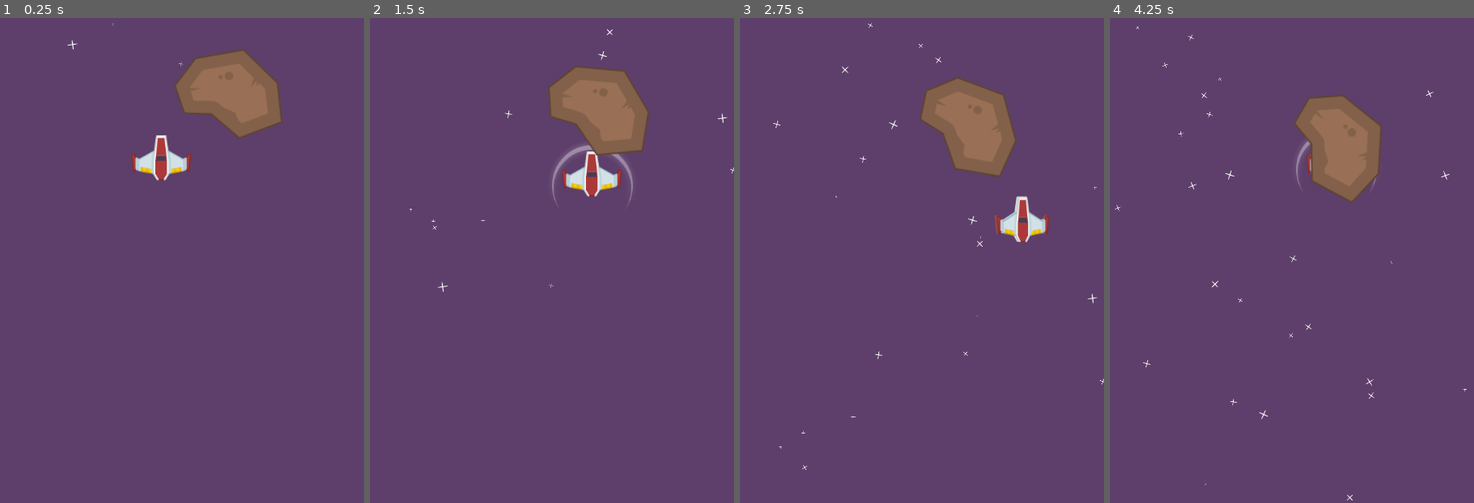
Above: before the commit, frames 1-4 (left to right).
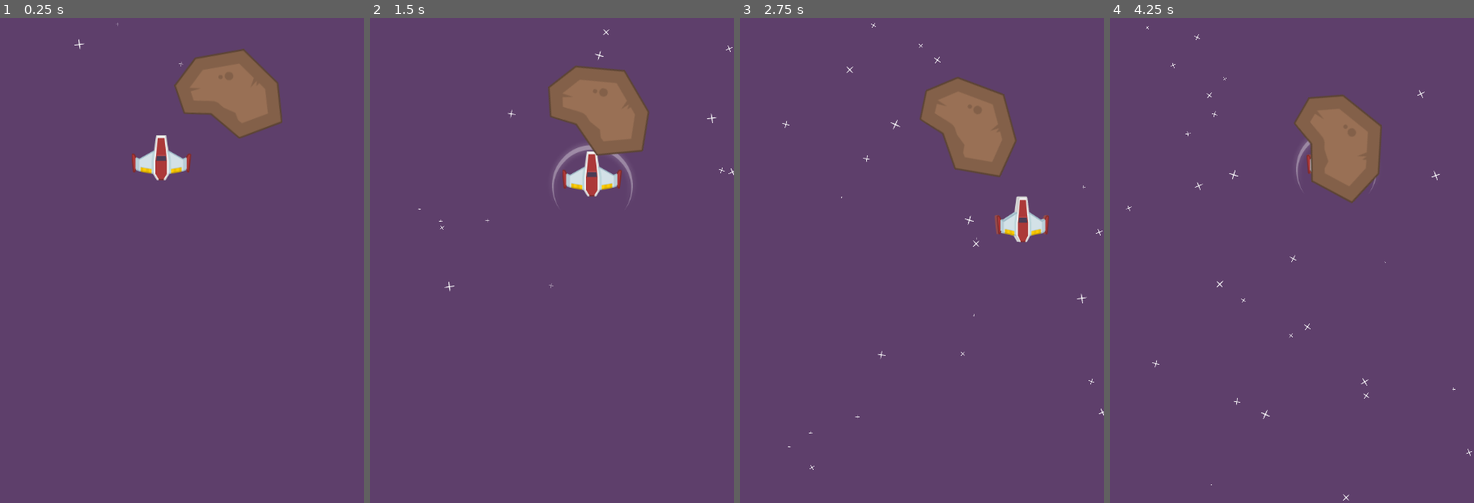
Above: after the commit, the same moments.

Repository: Turbash/space
Game: Godot game, scene res://MainScenes/game_play.tscn
Two runs of this game, one before a commit and one after it. Both use one fixed random seed, a clock stepped at 60 frames per second and the inputs below.
Inputs:
- Up to frame 1 (0.25 s): no input
- Up to frame 2 (1.5 s): tap Enter at 0.5 s; hold D (move_right) 0.53-1.28 s; hold Space (shoot) 0.53-1.28 s; hold S (move_down) from 1.28 s (still down); tap Alt at 1.35 s
- Up to frame 3 (2.75 s): release S (move_down) at 2.03 s; hold D (move_right) from 2.03 s (still down); tap Shift at 2.1 s
- Up to frame 4 (4.25 s): release D (move_right) at 2.78 s; hold W (move_up) 2.78-3.53 s; tap Space (shoot) at 2.85 s; hold A (move_left) from 3.53 s (still down); tap Alt at 3.6 s

The runs differ from the first frame. In frame 1, less than 0.1% of the frame differs, in the area x 18-33%, y 1-7%; in frame 2, 0.2%; in frame 3, 0.3%; in frame 4, 0.4%, in the area x 1-100%, y 1-100%.

Commit message:
Added meteor effect

Diff:
--- a/Bullet/bullet_effect.tscn
+++ b/Bullet/bullet_effect.tscn
@@ -9,7 +9,7 @@
 script = ExtResource("2_yl2rf")
 
 [node name="Timer" type="Timer" parent="."]
-wait_time = 0.05
+wait_time = 0.04
 one_shot = true
 autostart = true
 
--- a/MainScenes/game_play.tscn
+++ b/MainScenes/game_play.tscn
@@ -18,7 +18,7 @@
 texture = ExtResource("2_j7o10")
 lifetime = 3.0
 emission_shape = 3
-emission_rect_extents = Vector2(80, 1)
+emission_rect_extents = Vector2(75, 1)
 direction = Vector2(0, 1)
 spread = 0.0
 gravity = Vector2(0, 0)
--- a/Meteor/meteor.gd
+++ b/Meteor/meteor.gd
@@ -1,4 +1,6 @@
 extends Area2D
+
+var plMeteorEffect:=preload("res://Meteor/meteor_effect.tscn")
 
 @export var minSpeed: float = 10
 @export var maxSpeed: float= 20
@@ -31,6 +33,9 @@
 func damage(amount: int):
 	life-=amount
 	if life<=0:
+		var effect=plMeteorEffect.instantiate()
+		effect.position=position
+		get_parent().add_child(effect)
 		queue_free()
 
 
--- /dev/null
+++ b/Meteor/meteor_effect.gd
@@ -0,0 +1,8 @@
+extends CPUParticles2D
+
+func _ready() -> void:
+	emitting=true
+
+func _process(delta: float) -> void:
+	if not emitting:
+		queue_free()
--- /dev/null
+++ b/Meteor/meteor_effect.tscn
@@ -0,0 +1,25 @@
+[gd_scene load_steps=4 format=3 uid="uid://dhby7hoq2ibs3"]
+
+[ext_resource type="Texture2D" uid="uid://d2yfstjl7bu58" path="res://textures/meteorSmall.png" id="1_kjqoi"]
+[ext_resource type="Script" uid="uid://bphhprxcf6cxu" path="res://Meteor/meteor_effect.gd" id="2_3rv7w"]
+
+[sub_resource type="Gradient" id="Gradient_kjqoi"]
+colors = PackedColorArray(1, 1, 1, 1, 1, 1, 1, 0)
+
+[node name="MeteorEffect" type="CPUParticles2D"]
+emitting = false
+texture = ExtResource("1_kjqoi")
+one_shot = true
+explosiveness = 1.0
+emission_shape = 1
+emission_sphere_radius = 20.0
+spread = 180.0
+gravity = Vector2(0, 0)
+initial_velocity_min = 20.0
+initial_velocity_max = 30.0
+angular_velocity_min = 60.0
+angular_velocity_max = 140.0
+scale_amount_min = 0.5
+scale_amount_max = 0.7
+color_ramp = SubResource("Gradient_kjqoi")
+script = ExtResource("2_3rv7w")
Not shown, added: Meteor/meteor_effect.gd.uid
